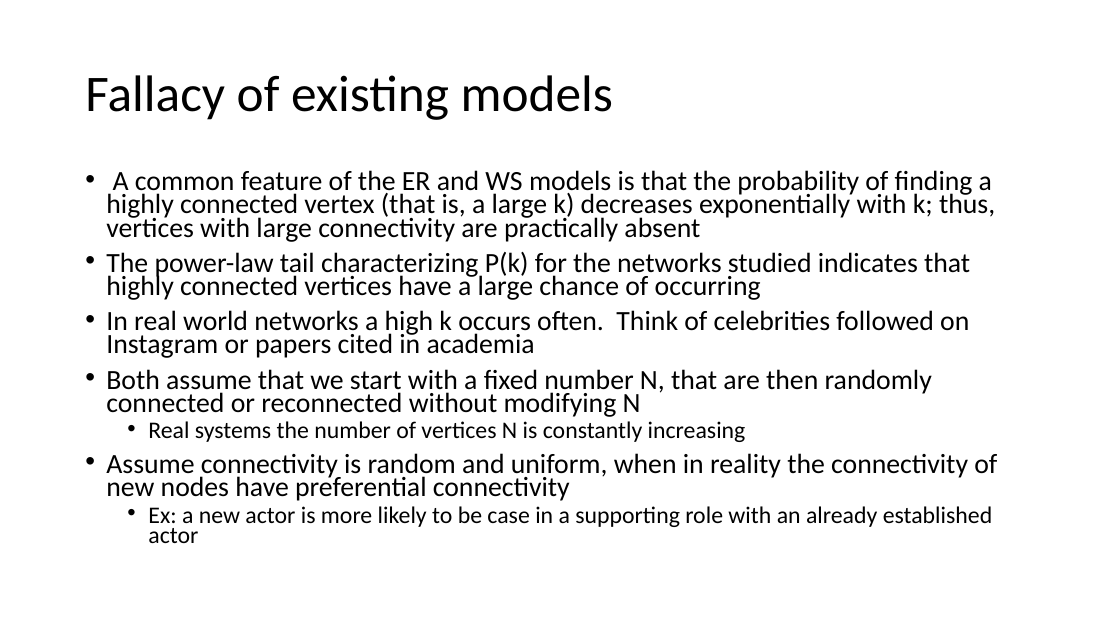
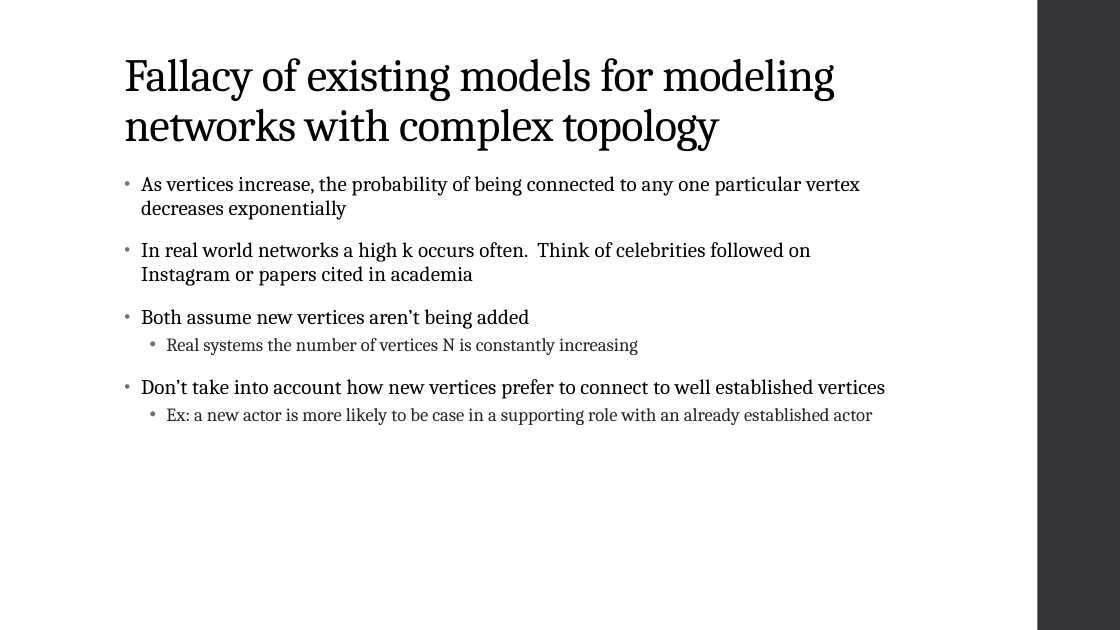
Before and after one commit to JefreyHildebrandt/UCF-Schoolwork, a slide deck: slide 12 of CAP6675 - Complex Adaptive Systems/EmergenceOfScalingPresentation/PresentationDraft2.pptx (slide 13 before the commit). Drawn at 1120x630 pixels with LibreOffice and Linux fonts; fonts in the diff are those of the drawing. Boxes give left, top, right and bottom in pixels: in the first picture for what was removed or moved away, otherwise in the second. Text is boxed around its words. In the diff, an @@ line names an element or a change of style, - is before the commit and + after.

```diff
--- a/CAP6675 - Complex Adaptive Systems/EmergenceOfScalingPresentation/PresentationDraft2.pptx
+++ b/CAP6675 - Complex Adaptive Systems/EmergenceOfScalingPresentation/PresentationDraft2.pptx
@@ rectangle added at [1038,0,1120,630], fill #353537 @@
@@ title "Fallacy of existing models for ..." at [124,58,834,151]: vertical alignment middle to bottom @@
@@ title at [124,58,834,151]: text changed; size 44 to 39.6 pt; font Calibri to Cambria @@
-Fallacy of existing models
+Fallacy of existing models for modeling networks with complex topology
@@ text "As vertices increase, the probability ...": place and size @@
-text "As vertices increase, the probability ..." at [106,170,997,543]
+text "As vertices increase, the probability ..." at [141,176,885,425]
@@ text at [141,176,859,220]: text changed; size 23.8 to 18 pt; font Calibri to Cambria @@
-• A common feature of the ER and WS models is that the probability of finding a highly connected vertex (that is, a large k) decreases exponentially with k; thus, vertices with large connectivity are practically absent
-• The power-law tail characterizing P(k) for the networks studied indicates that highly connected vertices have a large chance of occurring
+• As vertices increase, the probability of being connected to any one particular vertex decreases exponentially
@@ text at [141,242,873,425]: size 23.8 to 18 pt, letter spacing 0 to 0.1 pt in "In real world networks a high k ..."; font Calibri to Cambria in "In real world networks a high k ...", "Real systems the number of vertices N ...", "Ex: a new actor is more likely ..."; size 20.4 to 16 pt, text colour #000000 to #262626 in "Real systems the number of vertices N ...", "Ex: a new actor is more likely ..."; indent changed; line spacing 0.7 to 0.95; more space between paragraphs; line spacing 0.7 to 0.9 @@
@@ text at [141,309,529,329]: text changed; size 23.8 to 18 pt; font Calibri to Cambria @@
-• Both assume that we start with a fixed number N, that are then randomly connected or reconnected without modifying N
+• Both assume new vertices aren’t being added
@@ text at [141,379,885,399]: text changed; size 23.8 to 18 pt; font Calibri to Cambria @@
-• Assume connectivity is random and uniform, when in reality the connectivity of new nodes have preferential connectivity
+• Don’t take into account how new vertices prefer to connect to well established vertices
```
Also in this commit, not shown: 16 other slides changed, 7 slides added, 5 slides removed, 4 other files.
